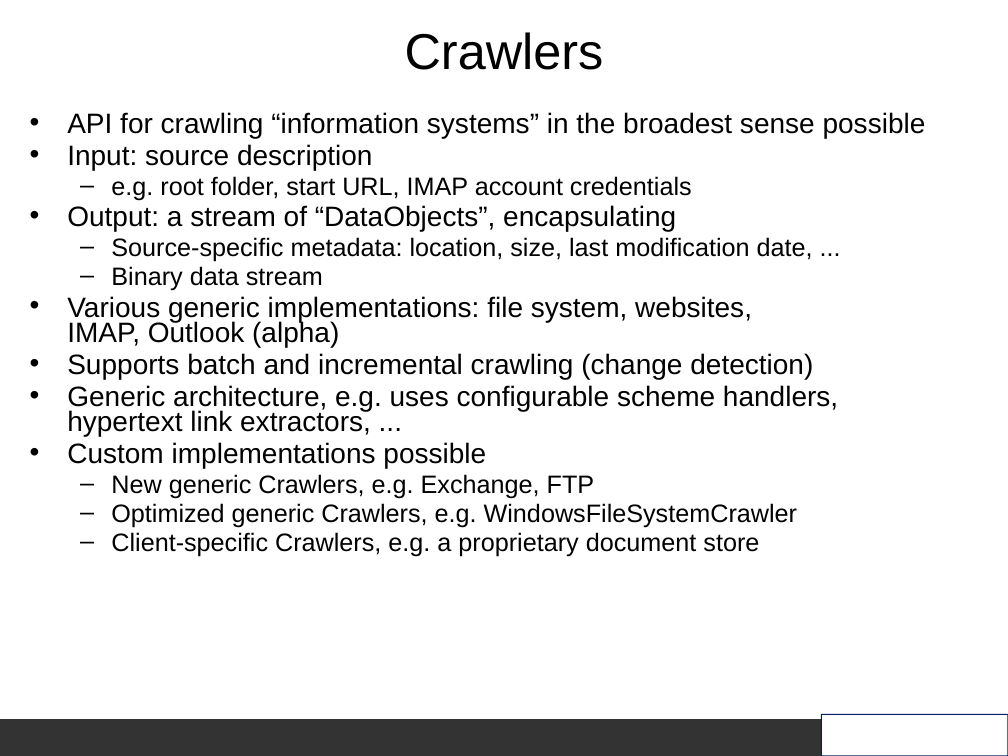
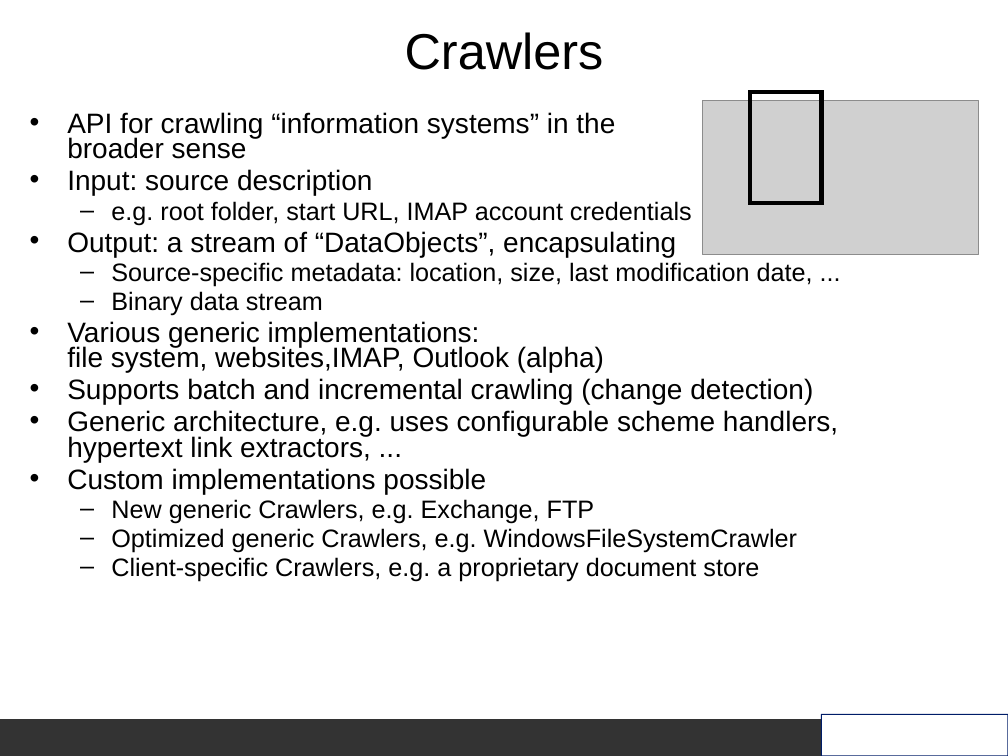
Before and after one commit to aurora/aperture, a slide deck: slide 18 of aperture/doc/Aperture_slides.ppt (slide 17 before the commit). Drawn at 1008x756 pixels with LibreOffice and Linux fonts; fonts in the diff are those of the drawing; grey boxes stand for pictures; background and template pictures are left out. Boxes give left, top, right and bottom in pixels: in the first picture for what was removed or moved away, otherwise in the second. Text is boxed around its words. In the diff, an @@ line names an element or a change of style, - is before the commit and + after.

```diff
--- a/aperture/doc/Aperture_slides.ppt
+++ b/aperture/doc/Aperture_slides.ppt
@@ text at (67, 112, 615, 159): text changed @@
-• API for crawling “information systems” in the broadest sense possible
+• API for crawling “information systems” in the
+  broader sense
@@ picture added at (703, 100, 979, 255) @@
@@ rectangle added at (750, 92, 822, 203), outline #000000 3 pt @@
@@ text at (67, 321, 604, 372): spaces changed @@
-• Various generic implementations: file system, websites,
-  IMAP, Outlook (alpha)
+• Various generic implementations:
+  file system, websites,IMAP, Outlook (alpha)
```
Also in this commit, not shown: 11 other slides changed, 5 slides added, 1 slide removed, 1 other file.
